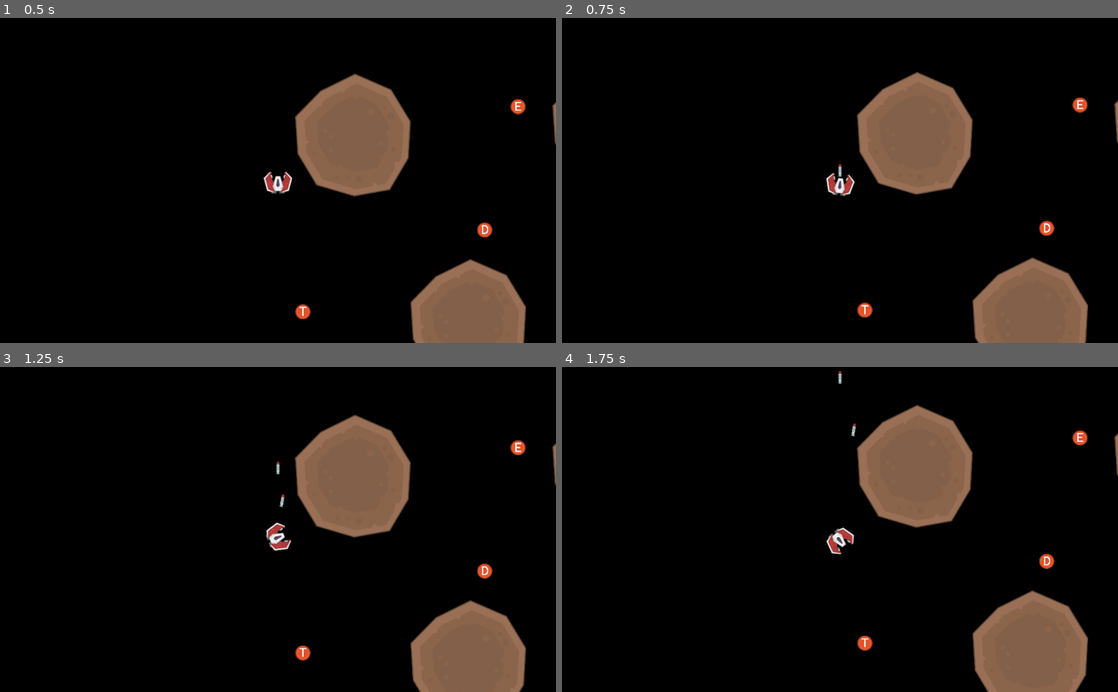
Above: before the commit, frames 1-4 (two rows, left to right).
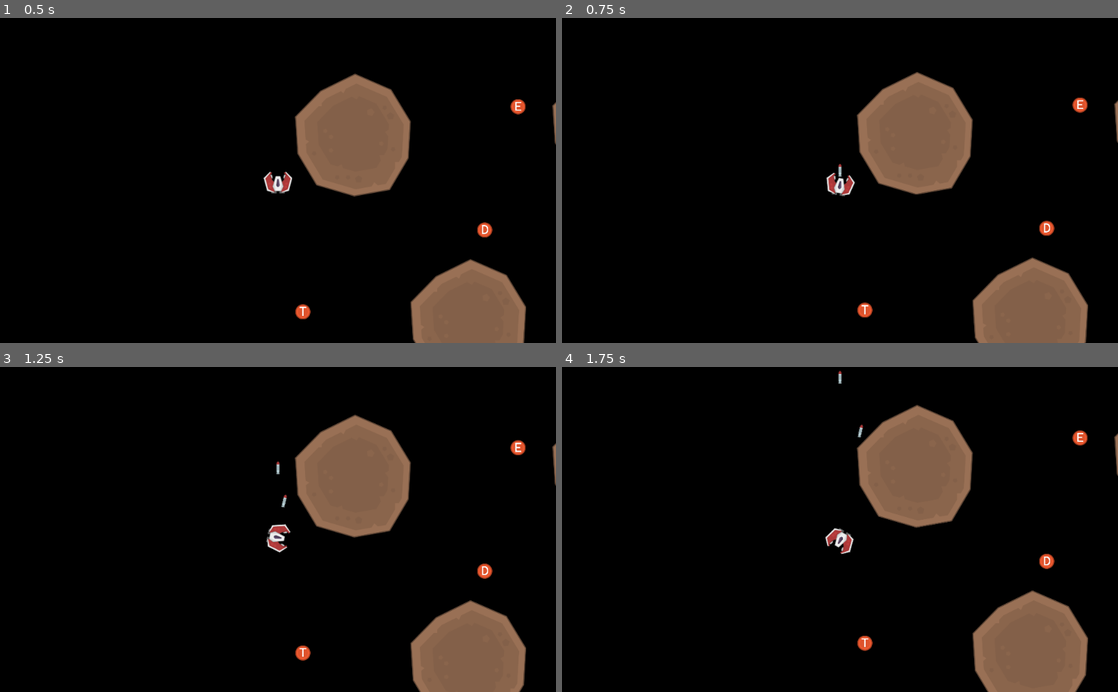
Above: after the commit, the same moments.

Repository: Comyune/game-drifter
Game: Godot game, scene res://main.tscn
The game is run twice, just before and just after one commit, with the same random seed, the same clock (stepped at 60 frames per second) and the same inputs.
Inputs (mouse positions are in pixels of both pictures, inside the frame that each line leads up to):
- Up to frame 1 (0.5 s): no input
- Up to frame 2 (0.75 s): tap Enter (ui_accept) at 0.5 s; move the mouse to (962, 164) at 0.52 s; hold Right (ui_right) from 0.53 s (still down); click (962, 164) at 0.67 s
- Up to frame 3 (1.25 s): keep holding Right (ui_right); tap Enter (ui_accept) at 0.77 s
- Up to frame 4 (1.75 s): release Right (ui_right) at 1.25 s; drag from (728, 545) to (812, 594) at 1.27 s

Frame 1 is identical in both runs. In frame 2, less than 0.1% of the frame differs, in the area x 47-53%, y 47-55%; in frame 3, 0.3%; in frame 4, 0.3%, in the area x 47-55%, y 17-58%.

Commit message:
Improve controls and increased speed

Diff:
--- a/godot-project/player/chain_joint/chain_joint.tscn
+++ b/godot-project/player/chain_joint/chain_joint.tscn
@@ -3,4 +3,4 @@
 [node name="PinJoint2D" type="PinJoint2D"]
 bias = 0.9
 disable_collision = false
-softness = 0.02
+softness = 0.5
--- a/godot-project/player/chain_link/bouncy_link_material.tres
+++ b/godot-project/player/chain_link/bouncy_link_material.tres
@@ -2,4 +2,4 @@
 
 [resource]
 friction = 0.0
-bounce = 1.0
+bounce = 0.2
--- a/godot-project/player/chain_link/chain_link.tscn
+++ b/godot-project/player/chain_link/chain_link.tscn
@@ -5,8 +5,7 @@
 [ext_resource path="res://player/chain_link/bouncy_link_material.tres" type="PhysicsMaterial" id=3]
 
 [sub_resource type="CapsuleShape2D" id=1]
-radius = 25.0
-height = 25.0
+radius = 20.0
 
 [sub_resource type="DynamicFontData" id=2]
 antialiased = false
@@ -21,10 +20,11 @@
 position = Vector2( 1, 0 )
 collision_layer = 16
 collision_mask = 23
-mass = 100.0
+mass = 10.0
 physics_material_override = ExtResource( 3 )
-linear_damp = 15.0
-angular_damp = 0.1
+gravity_scale = 0.1
+linear_damp = 2.0
+angular_damp = 4.0
 script = ExtResource( 1 )
 
 [node name="Sprite" type="Sprite" parent="."]
--- a/godot-project/player/player.gd
+++ b/godot-project/player/player.gd
@@ -4,7 +4,7 @@
 const ChainJoint = preload("res://player/chain_joint/chain_joint.tscn")
 const Missile    = preload("res://player/projectiles/missile.tscn")
 
-const link_offset = Vector2(0, 80)
+const link_offset = Vector2(0, 55)
 
 onready var ship          = $Ship
 onready var control_state = $Ship/ControlState
--- a/godot-project/player/ship/ship.gd
+++ b/godot-project/player/ship/ship.gd
@@ -3,8 +3,8 @@
 
 signal collision(result)
 
-export (int)   var speed             = 15
-export (float) var rotation_speed    = 0.1
+export (int)   var speed             = 25
+export (float) var rotation_speed    = 0.15
 export (float) var rotation_friction = 0.97
 export (float) var velocity_friction = 0.98
 
